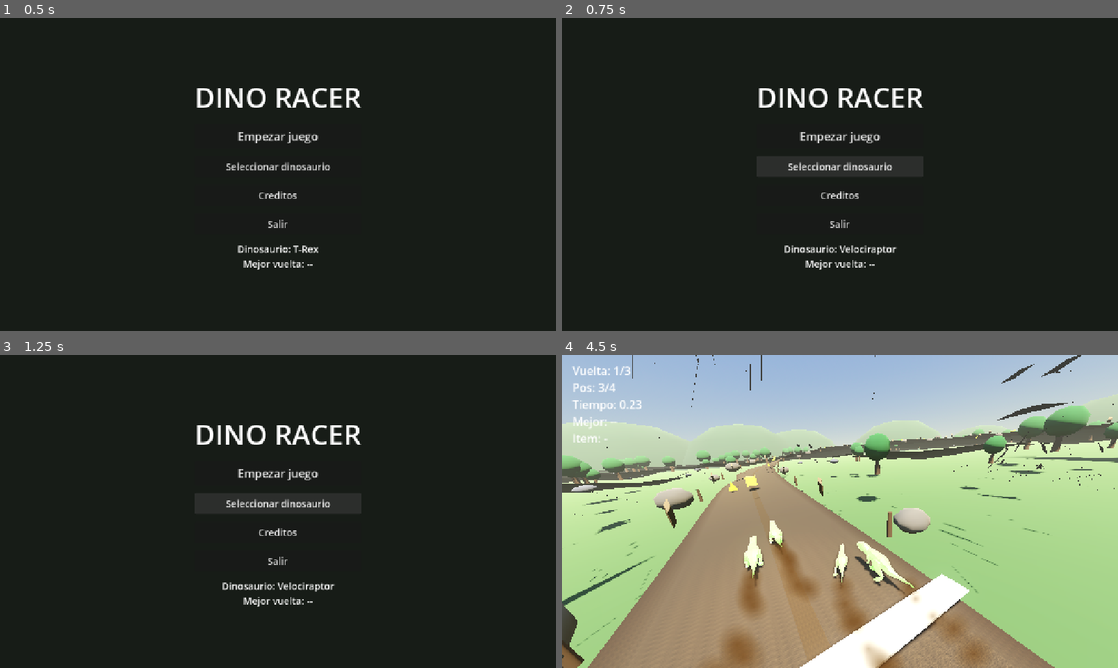
Above: before the commit, frames 1-4 (two rows, left to right).
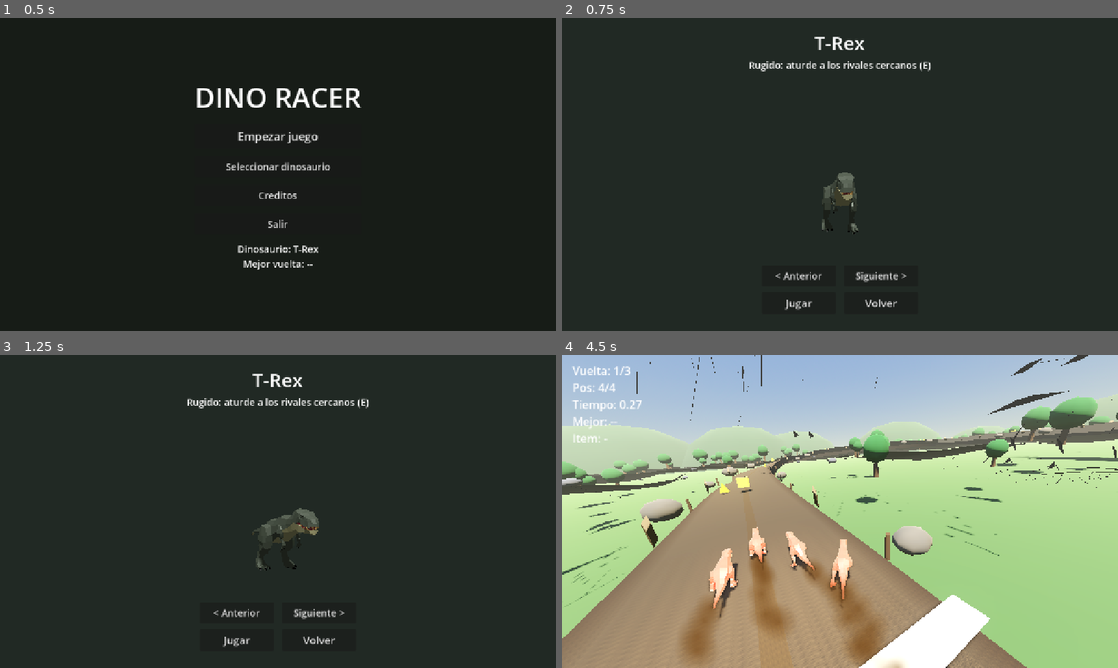
Above: after the commit, the same moments.

Repository: antoniojmonge/dinogame
Game: Godot game, scene res://scenes/menu.tscn
Same seed, same stepped clock (60 frames per second), same inputs: the game is played once before the commit and once after it.
Inputs (mouse positions are in pixels of both pictures, inside the frame that each line leads up to):
- Up to frame 1 (0.5 s): no input
- Up to frame 2 (0.75 s): click "Seleccionar dinosaurio" at 0.5 s
- Up to frame 3 (1.25 s): no input
- Up to frame 4 (4.5 s): click (801, 611) at 1.25 s, where only the run after the commit has a clickable "< Anterior"; click (878, 611) at 2 s, where only the run after the commit has a clickable "Siguiente >"; click (878, 639) at 2.75 s, where only the run after the commit has a clickable "Volver"; click "Empezar juego" at 3.5 s; tap Enter at 4.25 s; hold D (move_right) from 4.28 s (still down); tap E (ability) at 4.35 s

Frame 1 is identical in both runs. In frame 2, 3.5% of the frame differs, in the area x 33-67%, y 6-94%; in frame 3, 3.8%; in frame 4, 25%, in the area x 0-100%, y 0-100%.

Commit message:
Tercer dino (Triceratops) y seleccion con vista previa
- triceratops.gd/tscn: habilidad Coraza (escudo + embestida)

- select.tscn/gd: preview 3D girando con Anterior/Siguiente/Jugar/Volver

- Menu abre la seleccion; main.gd elige el dino del jugador

- Terreno: arboles/rocas/postes apoyados, pista con faldon (grosor), barreras mas gruesas

Diff:
--- /dev/null
+++ b/scenes/select.tscn
@@ -0,0 +1,83 @@
+[gd_scene load_steps=3 format=3]
+
+[ext_resource type="Script" path="res://scripts/select.gd" id="1_select"]
+
+[sub_resource type="Environment" id="Environment_select"]
+background_mode = 1
+background_color = Color(0.13, 0.16, 0.14, 1)
+ambient_light_source = 2
+ambient_light_color = Color(0.7, 0.72, 0.68, 1)
+ambient_light_energy = 0.7
+
+[node name="Select" type="Node3D"]
+script = ExtResource("1_select")
+
+[node name="WorldEnvironment" type="WorldEnvironment" parent="."]
+environment = SubResource("Environment_select")
+
+[node name="Light" type="DirectionalLight3D" parent="."]
+transform = Transform3D(1, 0, 0, 0, 0.3304, 0.9437, 0, -0.9437, 0.3304, 0, 10, 0)
+shadow_enabled = true
+light_energy = 1.3
+
+[node name="Pivot" type="Node3D" parent="."]
+
+[node name="Camera3D" type="Camera3D" parent="."]
+transform = Transform3D(1, 0, 0, 0, 0.9903, 0.1392, 0, -0.1392, 0.9903, 0, 2.2, 6.5)
+fov = 55.0
+
+[node name="UI" type="CanvasLayer" parent="."]
+
+[node name="TopCenter" type="CenterContainer" parent="UI"]
+anchor_right = 1.0
+offset_bottom = 150.0
+
+[node name="Top" type="VBoxContainer" parent="UI/TopCenter"]
+theme_override_constants/separation = 6
+
+[node name="Name" type="Label" parent="UI/TopCenter/Top"]
+theme_override_font_sizes/font_size = 44
+horizontal_alignment = 1
+text = "T-Rex"
+
+[node name="Ability" type="Label" parent="UI/TopCenter/Top"]
+theme_override_font_sizes/font_size = 22
+horizontal_alignment = 1
+text = ""
+
+[node name="BottomCenter" type="CenterContainer" parent="UI"]
+anchor_top = 1.0
+anchor_right = 1.0
+anchor_bottom = 1.0
+offset_top = -190.0
+
+[node name="Bottom" type="VBoxContainer" parent="UI/BottomCenter"]
+theme_override_constants/separation = 14
+
+[node name="Nav" type="HBoxContainer" parent="UI/BottomCenter/Bottom"]
+theme_override_constants/separation = 20
+alignment = 1
+
+[node name="Prev" type="Button" parent="UI/BottomCenter/Bottom/Nav"]
+custom_minimum_size = Vector2(170, 48)
+theme_override_font_sizes/font_size = 22
+text = "< Anterior"
+
+[node name="Next" type="Button" parent="UI/BottomCenter/Bottom/Nav"]
+custom_minimum_size = Vector2(170, 48)
+theme_override_font_sizes/font_size = 22
+text = "Siguiente >"
+
+[node name="Actions" type="HBoxContainer" parent="UI/BottomCenter/Bottom"]
+theme_override_constants/separation = 20
+alignment = 1
+
+[node name="Play" type="Button" parent="UI/BottomCenter/Bottom/Actions"]
+custom_minimum_size = Vector2(170, 50)
+theme_override_font_sizes/font_size = 24
+text = "Jugar"
+
+[node name="Back" type="Button" parent="UI/BottomCenter/Bottom/Actions"]
+custom_minimum_size = Vector2(170, 50)
+theme_override_font_sizes/font_size = 24
+text = "Volver"
--- /dev/null
+++ b/scenes/triceratops.tscn
@@ -0,0 +1,60 @@
+[gd_scene load_steps=7 format=3]
+
+[ext_resource type="Script" path="res://scripts/triceratops.gd" id="1_trike"]
+[ext_resource type="PackedScene" path="res://models/trex.glb" id="2_trex"]
+
+[sub_resource type="CapsuleShape3D" id="CapsuleShape3D_body"]
+radius = 1.0
+height = 3.6
+
+[sub_resource type="ParticleProcessMaterial" id="ParticleProcessMaterial_smoke"]
+direction = Vector3(0, 1, 0)
+spread = 32.0
+initial_velocity_min = 1.5
+initial_velocity_max = 3.5
+gravity = Vector3(0, 3, 0)
+scale_min = 0.3
+scale_max = 0.8
+color = Color(0.62, 0.5, 0.34, 1)
+
+[sub_resource type="StandardMaterial3D" id="StandardMaterial3D_smoke"]
+transparency = 1
+shading_mode = 0
+billboard_mode = 3
+albedo_color = Color(0.6, 0.48, 0.32, 0.7)
+vertex_color_use_as_albedo = true
+
+[sub_resource type="QuadMesh" id="QuadMesh_smoke"]
+material = SubResource("StandardMaterial3D_smoke")
+
+[node name="Triceratops" type="CharacterBody3D"]
+script = ExtResource("1_trike")
+is_player = true
+
+[node name="Model" parent="." instance=ExtResource("2_trex")]
+transform = Transform3D(-0.115, 0, 0, 0, 0.115, 0, 0, 0, -0.115, 0, 0, 0)
+
+[node name="CollisionShape3D" type="CollisionShape3D" parent="."]
+transform = Transform3D(1, 0, 0, 0, 1, 0, 0, 0, 1, 0, 1.8, 0)
+shape = SubResource("CapsuleShape3D_body")
+
+[node name="DriftSmoke" type="GPUParticles3D" parent="."]
+transform = Transform3D(1, 0, 0, 0, 1, 0, 0, 0, 1, 0, 0.6, 1.6)
+emitting = false
+amount = 34
+lifetime = 0.7
+local_coords = false
+process_material = SubResource("ParticleProcessMaterial_smoke")
+draw_pass_1 = SubResource("QuadMesh_smoke")
+
+[node name="CameraRig" type="SpringArm3D" parent="."]
+transform = Transform3D(1, 0, 0, 0, 0.939693, 0.34202, 0, -0.34202, 0.939693, 0, 3.4, 0)
+spring_length = 6.5
+margin = 0.2
+
+[node name="Camera3D" type="Camera3D" parent="CameraRig"]
+
+[node name="FillLight" type="OmniLight3D" parent="."]
+transform = Transform3D(1, 0, 0, 0, 1, 0, 0, 0, 1, 0, 2.5, 2.5)
+light_energy = 0.5
+omni_range = 8.0
--- a/scripts/main.gd
+++ b/scripts/main.gd
@@ -2,8 +2,14 @@
 
 ## Sustituye el dinosaurio del jugador según la selección del menú.
 
+const SCENES := {
+	"velociraptor": "res://scenes/velociraptor.tscn",
+	"triceratops": "res://scenes/triceratops.tscn",
+}
+
+
 func _ready() -> void:
-	if Game.selected_dino != "velociraptor":
+	if not SCENES.has(Game.selected_dino):
 		return
 	var dino: Node3D = get_node_or_null("Dino")
 	if dino == null:
@@ -11,6 +17,6 @@
 	var pos: Vector3 = dino.global_position
 	var basis: Basis = dino.global_transform.basis
 	dino.queue_free()
-	var raptor: Node3D = load("res://scenes/velociraptor.tscn").instantiate()
-	add_child(raptor)
-	raptor.global_transform = Transform3D(basis, pos)
+	var chosen: Node3D = load(SCENES[Game.selected_dino]).instantiate()
+	add_child(chosen)
+	chosen.global_transform = Transform3D(basis, pos)
--- a/scripts/menu.gd
+++ b/scripts/menu.gd
@@ -24,7 +24,13 @@
 
 
 func _dino_name() -> String:
-	return "Velociraptor" if Game.selected_dino == "velociraptor" else "T-Rex"
+	match Game.selected_dino:
+		"velociraptor":
+			return "Velociraptor"
+		"triceratops":
+			return "Triceratops"
+		_:
+			return "T-Rex"
 
 
 func _on_play() -> void:
@@ -32,9 +38,7 @@
 
 
 func _on_select() -> void:
-	Game.selected_dino = "velociraptor" if Game.selected_dino == "trex" else "trex"
-	Game.save_game()
-	_update_info()
+	get_tree().change_scene_to_file("res://scenes/select.tscn")
 
 
 func _on_credits() -> void:
--- /dev/null
+++ b/scripts/select.gd
@@ -0,0 +1,54 @@
+extends Node3D
+
+const DINOS := ["trex", "velociraptor", "triceratops"]
+const NAMES := {"trex": "T-Rex", "velociraptor": "Velociraptor", "triceratops": "Triceratops"}
+const SCALES := {"trex": 0.1, "velociraptor": 0.08, "triceratops": 0.115}
+const ABILITY := {
+	"trex": "Rugido: aturde a los rivales cercanos (E)",
+	"velociraptor": "Agilidad: impulso de turbo (E)",
+	"triceratops": "Coraza: escudo + embestida (E)",
+}
+
+var _index := 0
+var _model: Node3D = null
+
+
+func _ready() -> void:
+	_index = maxi(DINOS.find(Game.selected_dino), 0)
+	$UI/BottomCenter/Bottom/Nav/Prev.pressed.connect(_step.bind(-1))
+	$UI/BottomCenter/Bottom/Nav/Next.pressed.connect(_step.bind(1))
+	$UI/BottomCenter/Bottom/Actions/Play.pressed.connect(_play)
+	$UI/BottomCenter/Bottom/Actions/Back.pressed.connect(_back)
+	_show()
+
+
+func _step(direction: int) -> void:
+	_index = (_index + direction + DINOS.size()) % DINOS.size()
+	_show()
+
+
+func _show() -> void:
+	var id: String = DINOS[_index]
+	Game.selected_dino = id
+	Game.save_game()
+	if _model != null:
+		_model.queue_free()
+	var inst: Node3D = load("res://models/trex.glb").instantiate()
+	$Pivot.add_child(inst)
+	var s: float = SCALES.get(id, 0.1)
+	inst.scale = Vector3(s, s, s)
+	_model = inst
+	$UI/TopCenter/Top/Name.text = NAMES.get(id, id)
+	$UI/TopCenter/Top/Ability.text = ABILITY.get(id, "")
+
+
+func _process(delta: float) -> void:
+	$Pivot.rotate_y(delta * 0.8)
+
+
+func _play() -> void:
+	get_tree().change_scene_to_file("res://scenes/main.tscn")
+
+
+func _back() -> void:
+	get_tree().change_scene_to_file("res://scenes/menu.tscn")
--- a/scripts/track.gd
+++ b/scripts/track.gd
@@ -23,6 +23,7 @@
 
 var _curve: Curve3D
 var _path := PackedVector3Array()
+var _terrain_noise: FastNoiseLite
 
 
 func _ready() -> void:
@@ -186,6 +187,47 @@
 			st.set_uv(Vector2(1, 1))
 			st.add_vertex(b[k + 1])
 
+	# Faldon lateral: da grosor a la pista (no flota)
+	var skirt_depth := 2.6
+	var edge_col := Color(0.34, 0.26, 0.17)
+	var edge_cols := [0, xs.size() - 1]
+	for i in samples:
+		var a: Array = rings[i]
+		var b: Array = rings[(i + 1) % samples]
+		var ua: Vector3 = ring_ups[i]
+		var ub: Vector3 = ring_ups[(i + 1) % samples]
+		var rn: Vector3 = rights[i].normalized()
+		for col in edge_cols:
+			var n: Vector3 = rn if col == xs.size() - 1 else -rn
+			var a_top: Vector3 = a[col]
+			var b_top: Vector3 = b[col]
+			var a_bot: Vector3 = a_top - ua * skirt_depth
+			var b_bot: Vector3 = b_top - ub * skirt_depth
+			st.set_normal(n)
+			st.set_color(edge_col)
+			st.set_uv(Vector2(0, 0))
+			st.add_vertex(a_top)
+			st.set_normal(n)
+			st.set_color(edge_col)
+			st.set_uv(Vector2(1, 0))
+			st.add_vertex(a_bot)
+			st.set_normal(n)
+			st.set_color(edge_col)
+			st.set_uv(Vector2(1, 1))
+			st.add_vertex(b_bot)
+			st.set_normal(n)
+			st.set_color(edge_col)
+			st.set_uv(Vector2(0, 0))
+			st.add_vertex(a_top)
+			st.set_normal(n)
+			st.set_color(edge_col)
+			st.set_uv(Vector2(1, 1))
+			st.add_vertex(b_bot)
+			st.set_normal(n)
+			st.set_color(edge_col)
+			st.set_uv(Vector2(0, 1))
+			st.add_vertex(b_top)
+
 	var mesh := st.commit()
 	var mi := MeshInstance3D.new()
 	mi.name = "Road"
@@ -243,15 +285,14 @@
 
 func _build_terrain() -> void:
 	var cells := 120
-	var size := 900.0
+	var size := 600.0
 	var cx := 60.0
 	var cz := -50.0
 	var step := size / float(cells)
-	var noise := FastNoiseLite.new()
-	noise.noise_type = FastNoiseLite.TYPE_SIMPLEX
-	noise.frequency = 0.012
-	noise.fractal_octaves = 4
-	var samples := _path
+	_terrain_noise = FastNoiseLite.new()
+	_terrain_noise.noise_type = FastNoiseLite.TYPE_SIMPLEX
+	_terrain_noise.frequency = 0.012
+	_terrain_noise.fractal_octaves = 4
 	var st := SurfaceTool.new()
 	st.begin(Mesh.PRIMITIVE_TRIANGLES)
 	var grid := []
@@ -260,7 +301,7 @@
 		for ix in cells + 1:
 			var x := cx - size * 0.5 + ix * step
 			var z := cz - size * 0.5 + iz * step
-			var h := _terrain_height(x, z, noise, samples)
+			var h := _terrain_height(x, z)
 			row.append(Vector3(x, h, z))
 		grid.append(row)
 	for iz in cells:
@@ -290,19 +331,19 @@
 					cshape.shape.backface_collision = false
 
 
-func _terrain_height(x: float, z: float, noise: FastNoiseLite, samples: PackedVector3Array) -> float:
+func _terrain_height(x: float, z: float) -> float:
 	var best_d := INF
 	var best_h := 0.0
-	for i in samples.size():
-		var p: Vector3 = samples[i]
+	for i in _path.size():
+		var p: Vector3 = _path[i]
 		var d := Vector2(x - p.x, z - p.z).length()
 		if d < best_d:
 			best_d = d
 			best_h = p.y
-	var base := noise.get_noise_2d(x, z) * 5.0
+	var base := _terrain_noise.get_noise_2d(x, z) * 5.0
 	var t := clampf((best_d - road_width * 0.5 - 8.0) / 30.0, 0.0, 1.0)
 	t = t * t * (3.0 - 2.0 * t)
-	return lerpf(best_h - 0.3, base, t)
+	return lerpf(best_h - 1.0, base, t)
 
 
 func _build_base_floor() -> void:
@@ -350,7 +391,7 @@
 	var n := 110
 	var half := road_width * 0.5
 	var shape := BoxShape3D.new()
-	shape.size = Vector3(0.6, 4.5, 8.0)
+	shape.size = Vector3(1.5, 5.0, 8.0)
 	var body := StaticBody3D.new()
 	body.name = "Barriers"
 	body.collision_layer = 1
@@ -447,6 +488,7 @@
 		for side in [-1.0, 1.0]:
 			var sf: float = side
 			var base: Vector3 = xf.origin + right * sf * (half + 0.7)
+			base.y = _terrain_height(base.x, base.z)
 			var top: Vector3 = base + Vector3.UP * 1.6
 			if sf < 0.0:
 				left_tops.append(top)
@@ -455,7 +497,8 @@
 			if rng.randf() < 0.6:
 				var s := rng.randf_range(1.0, 2.4)
 				var off: float = (half + 1.9 + rng.randf_range(0.0, 2.5)) * sf
-				var rpos: Vector3 = xf.origin + right * off + Vector3(0, s * 0.45, 0)
+				var rpos: Vector3 = xf.origin + right * off
+				rpos.y = _terrain_height(rpos.x, rpos.z) + s * 0.45
 				rock_tfs.append(Transform3D(Basis().scaled(Vector3(s, s * 0.8, s)), rpos))
 
 	var post_tfs := []
@@ -604,7 +647,9 @@
 	var attempts := 0
 	while out.size() < count and attempts < count * 50:
 		attempts += 1
-		var p := Vector3(rng.randf_range(min_p.x, max_p.x), 0.0, rng.randf_range(min_p.z, max_p.z))
+		var x := rng.randf_range(min_p.x, max_p.x)
+		var z := rng.randf_range(min_p.z, max_p.z)
+		var p := Vector3(x, _terrain_height(x, z), z)
 		if _distance_to_track(p, track_pts) < min_dist:
 			continue
 		out.append(p)
--- /dev/null
+++ b/scripts/triceratops.gd
@@ -0,0 +1,9 @@
+extends DinoBase
+
+## Triceratops: habilidad "Coraza" (escudo temporal + embestida de turbo).
+
+func activate_ability() -> void:
+	_shield_time = 4.0
+	_boost_mult = 1.6
+	_boost_timer = 1.6
+	_flash_ability(Color(0.6, 0.85, 1.0), 0.6)
Not shown, added: scripts/select.gd.uid
Not shown, added: scripts/triceratops.gd.uid
